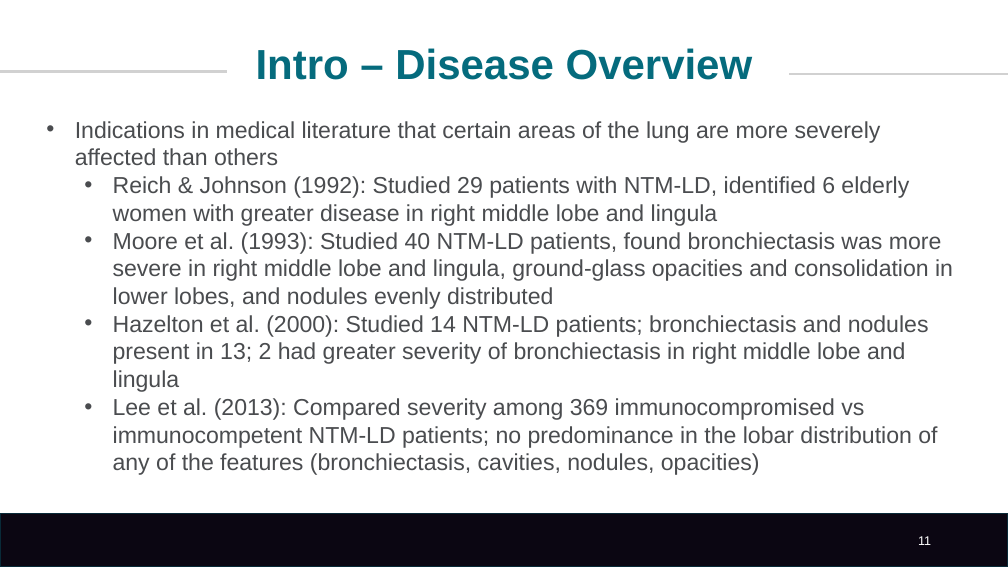
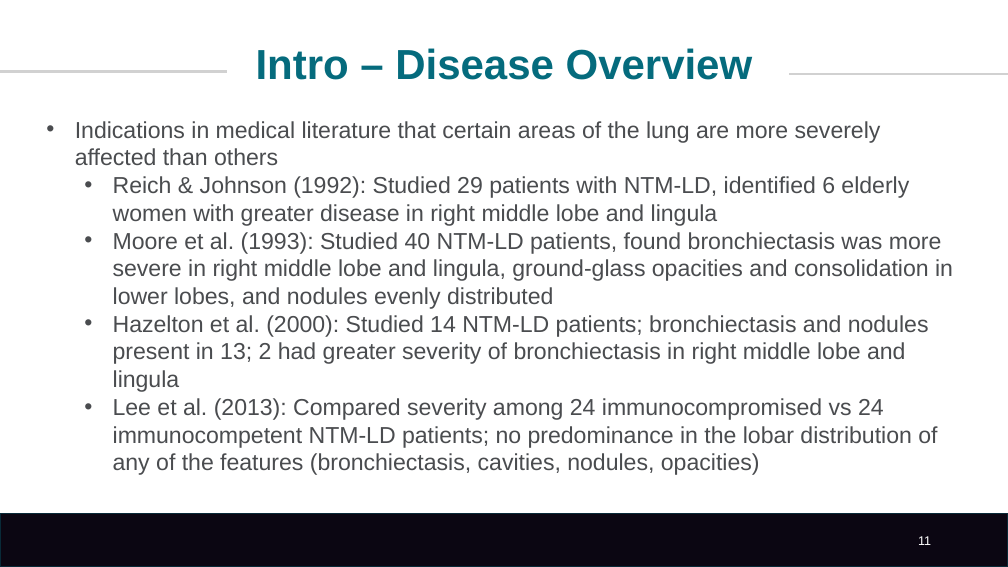
Before and after one commit to ebosko/BIOS-Thesis, a slide deck: slide 11 of Reports/Presentation/FinalPresentation.pptx. Drawn at 1008x567 pixels with LibreOffice and Linux fonts; fonts in the diff are those of the drawing; background and template pictures are left out. Boxes give left, top, right and bottom in pixels: in the first picture for what was removed or moved away, otherwise in the second. Text is boxed around its words. In the diff, an @@ line names an element or a change of style, - is before the commit and + after.

```diff
--- a/Reports/Presentation/FinalPresentation.pptx
+++ b/Reports/Presentation/FinalPresentation.pptx
@@ text at [113,398,937,475]: text changed @@
-  • Lee et al. (2013): Compared severity among 369 immunocompromised vs immunocompetent NTM-LD patients; no predominance in the lobar distribution of any of the features (bronchiectasis, cavities, nodules, opacities)
+  • Lee et al. (2013): Compared severity among 24 immunocompromised vs 24 immunocompetent NTM-LD patients; no predominance in the lobar distribution of any of the features (bronchiectasis, cavities, nodules, opacities)
```
Also in this commit, not shown: 8 other slides changed, 3 other files.
